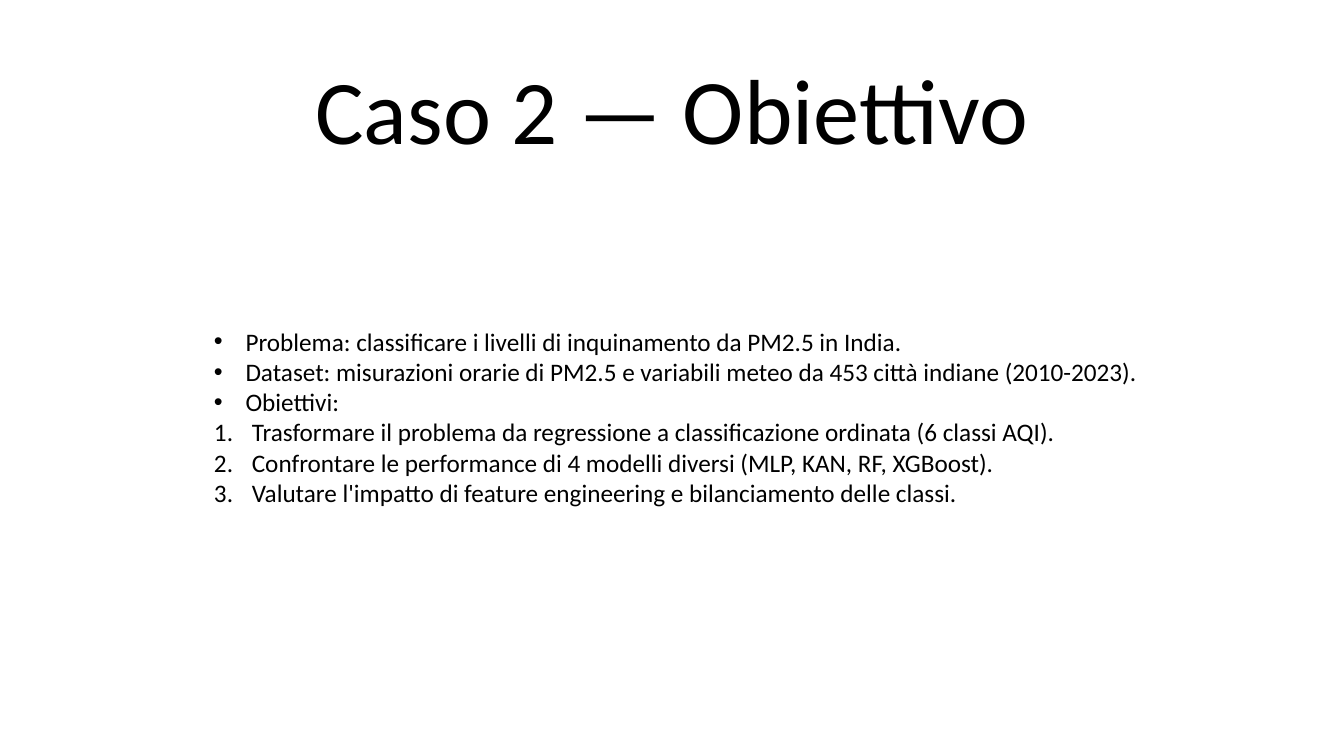
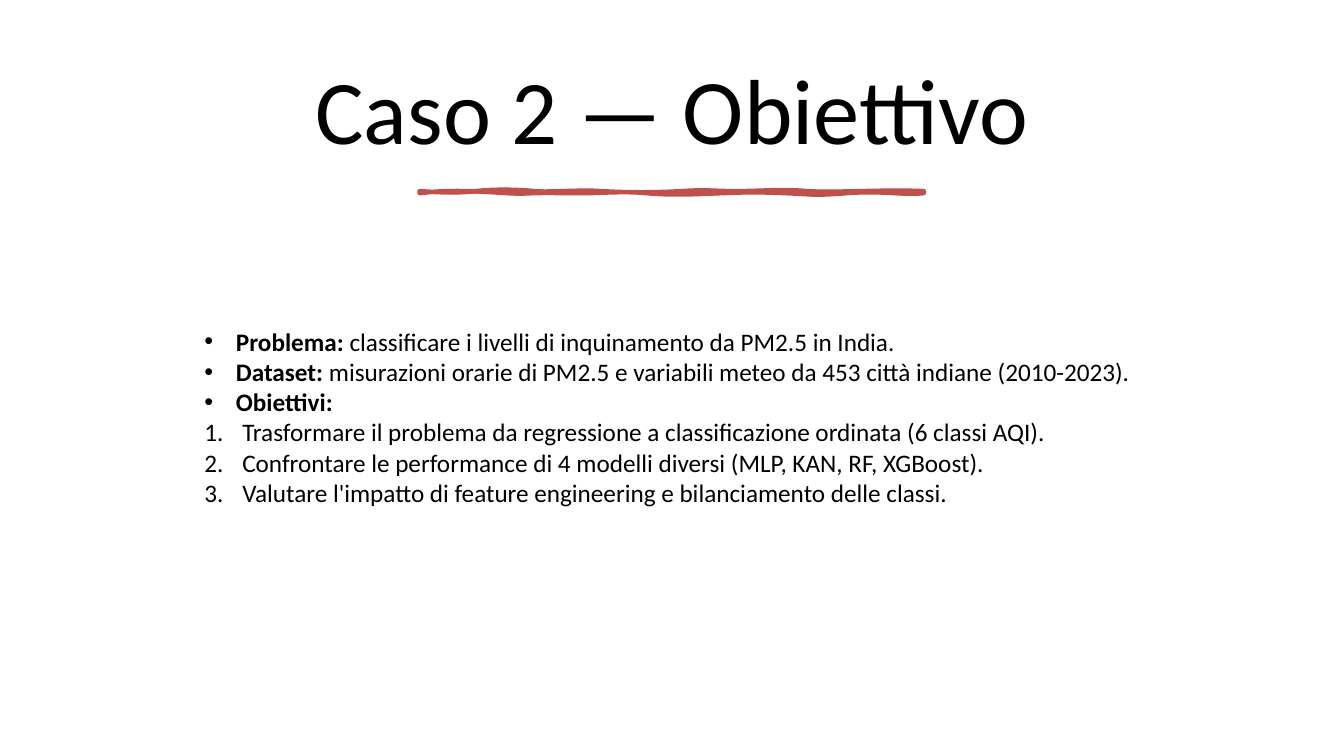
Before and after one commit to mtomas03/Thesis_Paper, a slide deck: slide 34 of Presentation.pptx. Drawn at 1344x756 pixels with LibreOffice and Linux fonts; fonts in the diff are those of the drawing. Boxes give left, top, right and bottom in pixels: in the first picture for what was removed or moved away, otherwise in the second. Text is boxed around its words. In the diff, an @@ line names an element or a change of style, - is before the commit and + after.

```diff
--- a/Presentation.pptx
+++ b/Presentation.pptx
@@ freeform shape added at (419, 192, 924, 194), fill #C0504D, outline #C0504D 3.25 pt @@
@@ text "Problema: classificare i livelli di ...": place and size @@
-text "Problema: classificare i livelli di ..." at (246, 333, 1136, 507)
+text "Problema: classificare i livelli di ..." at (236, 333, 1129, 507)
@@ text at (236, 333, 1129, 412): bold on in "Problema:", "Dataset:", "Obiettivi:" @@
```
Also in this commit, not shown: 15 other slides changed, 3 slides added, 1 slide removed.
